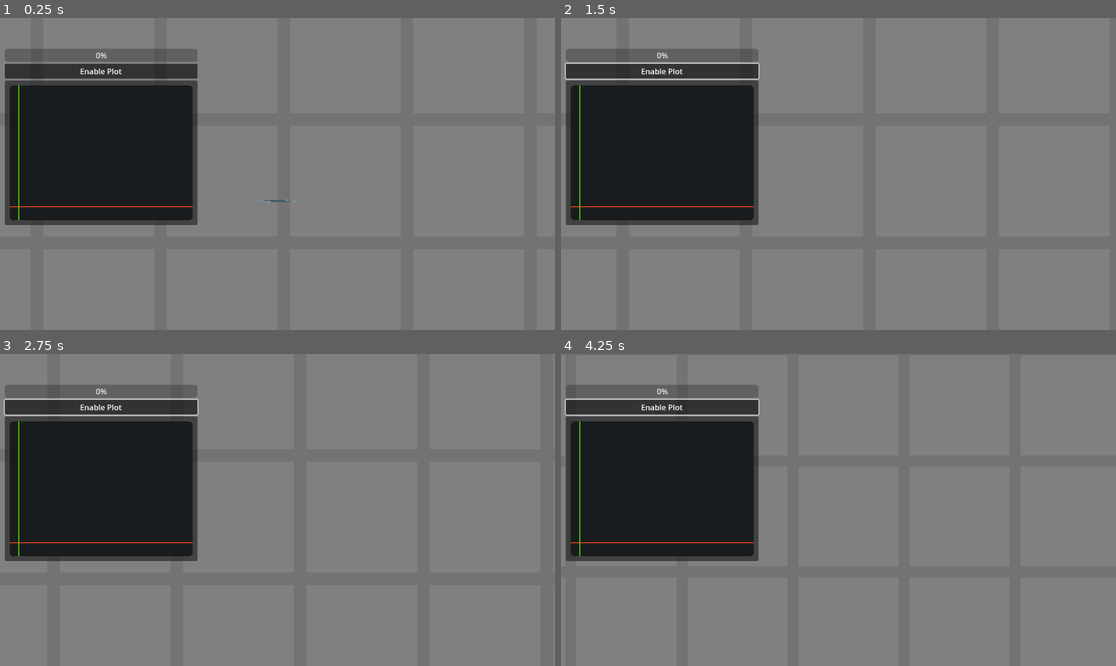
Above: before the commit, frames 1-4 (two rows, left to right).
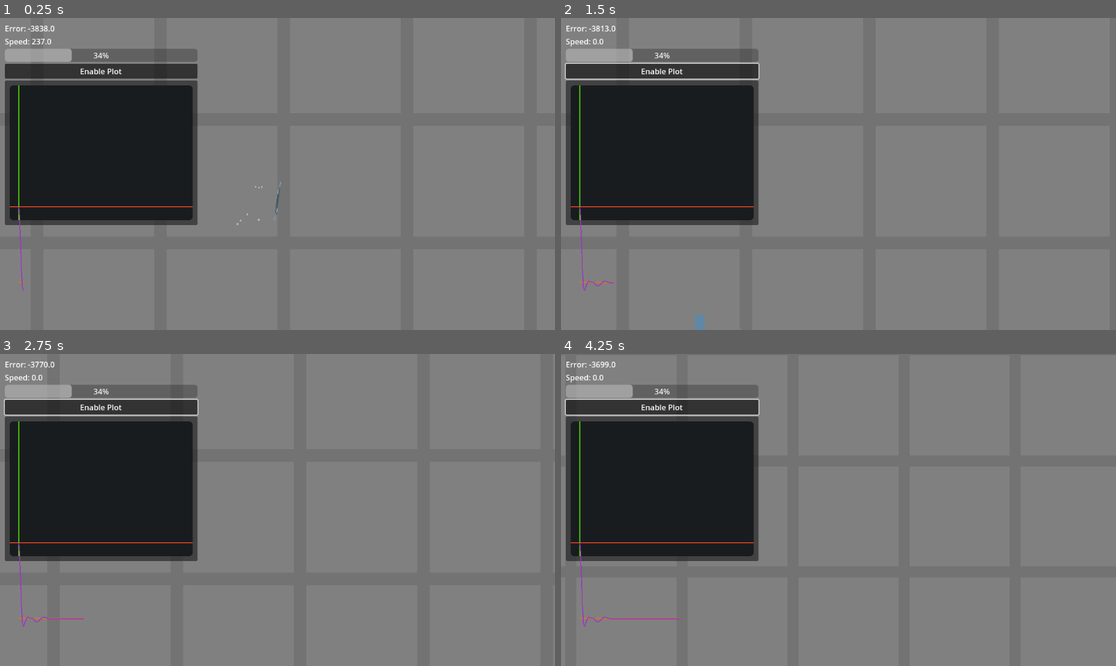
Above: after the commit, the same moments.

Repository: NattHerman/control
Game: Godot game, scene res://main.tscn
Same seed, same stepped clock (60 frames per second), same inputs: the game is played once before the commit and once after it. The engine's default icon, where the game draws it, is replaced by a stand-in: a white triangle on a blue panel in a dark square.
Inputs (mouse positions are in pixels of both pictures, inside the frame that each line leads up to):
- Up to frame 1 (0.25 s): no input
- Up to frame 2 (1.5 s): click "Enable Plot" at 0.5 s; tap Enter at 1.25 s; move the mouse to (960, 158) at 1.27 s; hold D (pan_right) from 1.28 s (still down); hold Shift (pan_speed_increase) from 1.28 s (still down); click (960, 158) at 1.42 s
- Up to frame 3 (2.75 s): release D (pan_right) at 2 s; release Shift (pan_speed_increase) at 2 s; drag from (166, 525) to (249, 572) at 2.02 s
- Up to frame 4 (4.25 s): tap Space at 2.75 s; move the mouse to (894, 441) at 2.77 s; hold D (pan_right) 2.78-3.5 s; hold Mouse wheel down (zoom_out) 2.78-3.5 s; tap Enter at 3.5 s; drag from (810, 572) to (672, 463) at 3.52 s

The runs differ from the first frame. In frame 1, 0.8% of the frame differs, in the area x 0-54%, y 2-88%; in frame 2, 0.9%, in the area x 0-33%, y 2-100%; in frame 3, 0.8%; in frame 4, 0.9%.
Error before the commit: Compile Error: Failed to compile depended scripts. (res://rocket/thruster.gd:0)
Error after the commit: Invalid access to property or key 'reference' on a base object of type 'RigidBody2D (drone.gd)'. (res://main.gd:6)

Commit message:
change project.godot to reflect moving UI path

Diff:
--- a/project.godot
+++ b/project.godot
@@ -19,7 +19,7 @@
 
 [autoload]
 
-ui_values="*res://ui_values.gd"
+ui_values="*res://ui/ui_values.gd"
 global_timer="*res://global_timer.gd"
 
 [editor]
@@ -68,7 +68,7 @@
 [physics]
 
 common/physics_ticks_per_second=240
-common/max_physics_steps_per_frame=100
+common/max_physics_steps_per_frame=32
 2d/default_gravity=981.0
 2d/default_linear_damp=0.0
 
